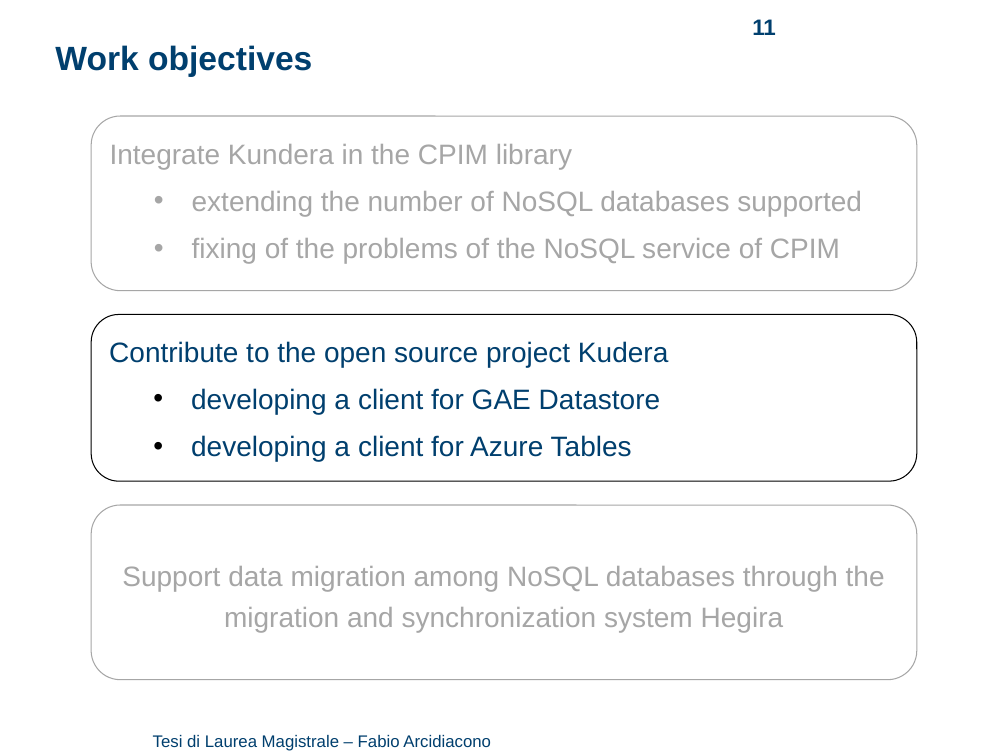
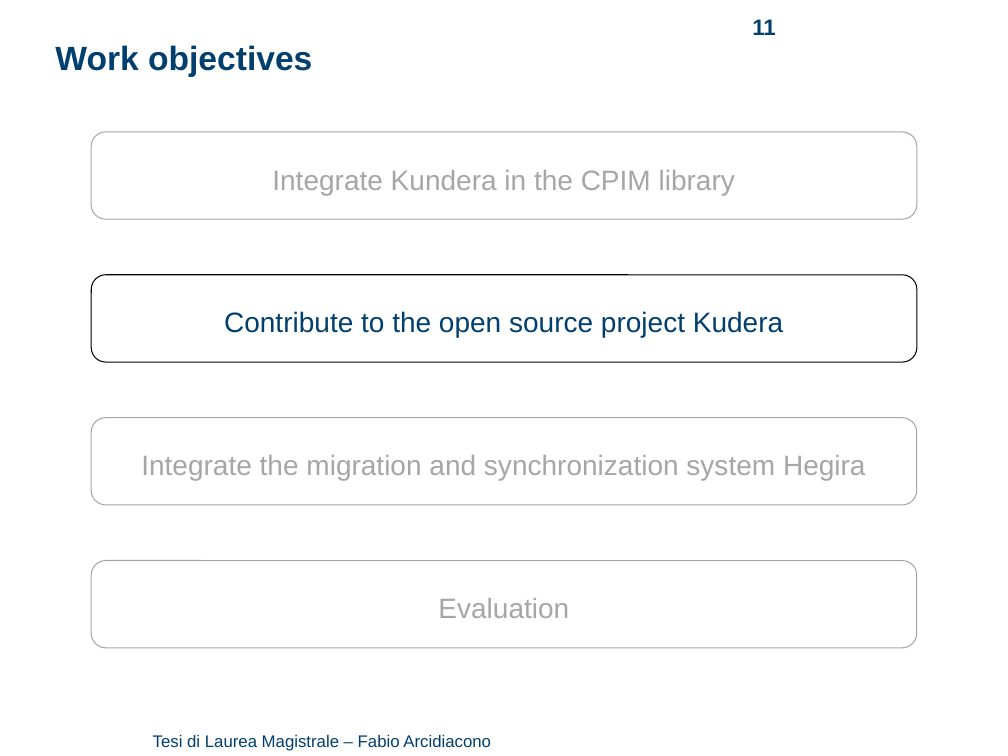
Before and after one commit to arci/thesis, a slide deck: slide 11 of presentation/ThesisPresentation.pptx. Drawn at 1008x756 pixels with LibreOffice and Linux fonts; fonts in the diff are those of the drawing; background and template pictures are left out. Boxes give left, top, right and bottom in pixels: in the first picture for what was removed or moved away, otherwise in the second. Text is boxed around its words. In the diff, an @@ line names an element or a change of style, - is before the commit and + after.

```diff
--- a/presentation/ThesisPresentation.pptx
+++ b/presentation/ThesisPresentation.pptx
@@ rounded rectangle "Integrate Kundera in the CPIM ...": place and size @@
-rounded rectangle "Integrate Kundera in the CPIM ..." at [91, 116, 916, 290]
+rounded rectangle "Integrate Kundera in the CPIM ..." at [91, 132, 916, 220]
@@ rounded rectangle "Integrate Kundera in the CPIM ..." at [91, 132, 916, 220]: alignment left to centre; vertical alignment top to middle @@
@@ text in rounded rectangle at [192, 191, 862, 263]: paragraphs removed @@
-  • extending the number of NoSQL databases supported
-  • fixing of the problems of the NoSQL service of CPIM
@@ rounded rectangle "Contribute to the open source ...": place and size @@
-rounded rectangle "Contribute to the open source ..." at [91, 314, 916, 481]
+rounded rectangle "Contribute to the open source ..." at [92, 275, 917, 363]
@@ rounded rectangle "Contribute to the open source ..." at [92, 275, 917, 363]: alignment left to centre; vertical alignment top to middle; proportions changed @@
@@ text in rounded rectangle at [191, 388, 660, 461]: paragraphs removed @@
-  • developing a client for GAE Datastore
-  • developing a client for Azure Tables
@@ rounded rectangle added at [92, 417, 917, 505], fill #FFFFFF, outline #A6A6A6 0.75 pt, 20 pt, text #A6A6A6 @@
+Integrate the migration and synchronization system Hegira
@@ rounded rectangle "Evaluation": place and size @@
-rounded rectangle "Evaluation" at [91, 505, 916, 679]
+rounded rectangle "Evaluation" at [92, 560, 917, 648]
@@ rounded rectangle "Evaluation" at [92, 560, 917, 648]: proportions changed @@
@@ text in rounded rectangle at [438, 598, 569, 618]: text changed @@
-Support data migration among NoSQL databases through the migration and synchronization system Hegira
+Evaluation
```
Also in this commit, not shown: 13 other slides changed, 1 slide added, 1 slide removed, 6 other files.
